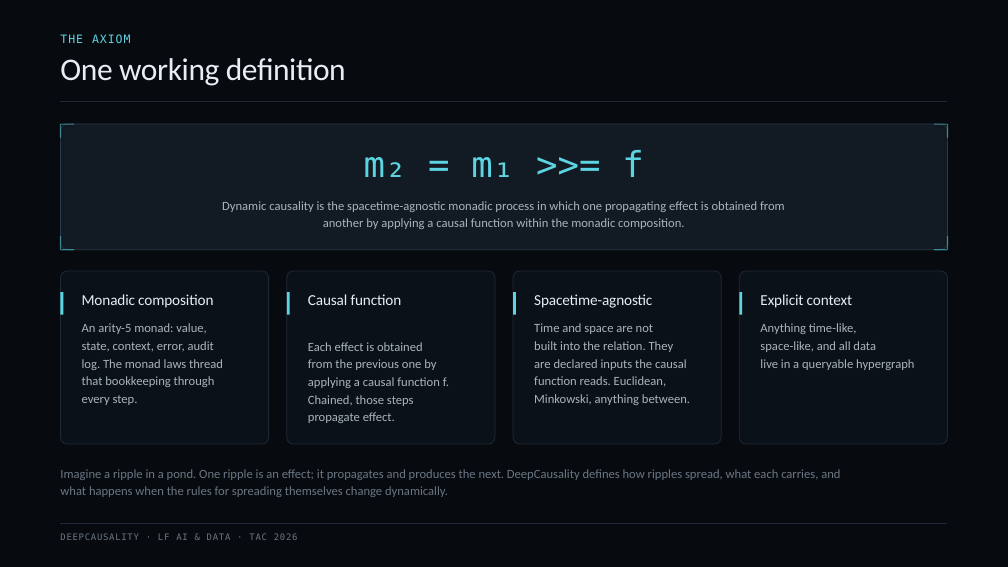
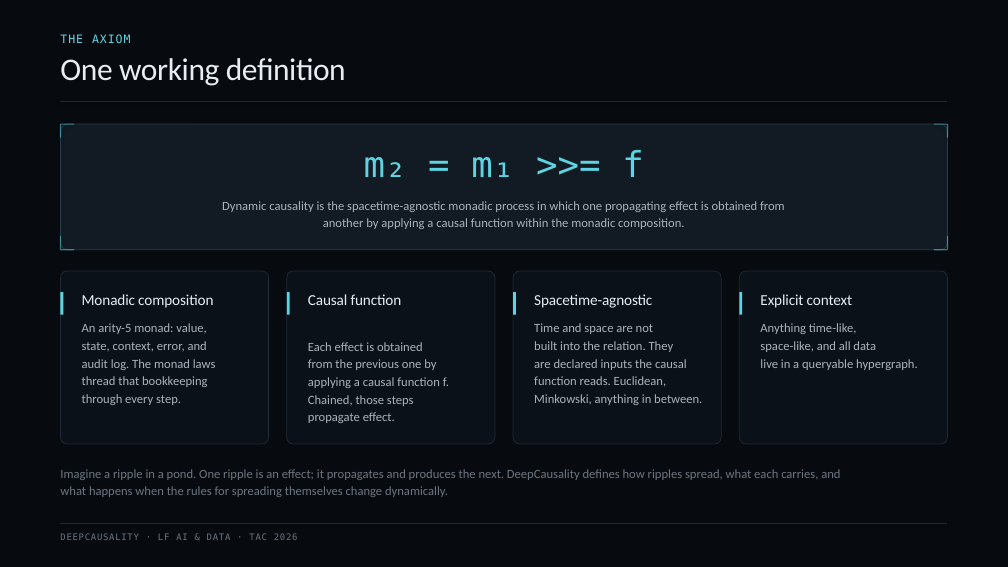
Before and after one commit to deepcausality-rs/deep_causality, a slide deck: slide 5 of docs/LF/slides/LF_2026/DeepCausality_TAC_2026.pptx. Drawn at 1008x567 pixels with LibreOffice and Linux fonts; fonts in the diff are those of the drawing. Boxes give left, top, right and bottom in pixels: in the first picture for what was removed or moved away, otherwise in the second. Text is boxed around its words. In the diff, an @@ line names an element or a change of style, - is before the commit and + after.

```diff
--- a/docs/LF/slides/LF_2026/DeepCausality_TAC_2026.pptx
+++ b/docs/LF/slides/LF_2026/DeepCausality_TAC_2026.pptx
@@ text at bbox=[82, 341, 216, 405]: text changed @@
-state, context, error, audit
-log. The monad laws thread
-that bookkeeping through
-every step.
+state, context, error, and
+audit log. The monad laws
+thread that bookkeeping
+through every step.
@@ text at bbox=[760, 341, 918, 370]: text changed @@
-space-like, and all data
-live in a queryable hypergraph
+space-like, and all data
+live in a queryable hypergraph.
@@ text at bbox=[534, 376, 702, 405]: text changed @@
-function reads. Euclidean,
-Minkowski, anything between.
+function reads. Euclidean,
+Minkowski, anything in between.
```
Also in this commit, not shown: 9 other slides changed, 2 other files.
